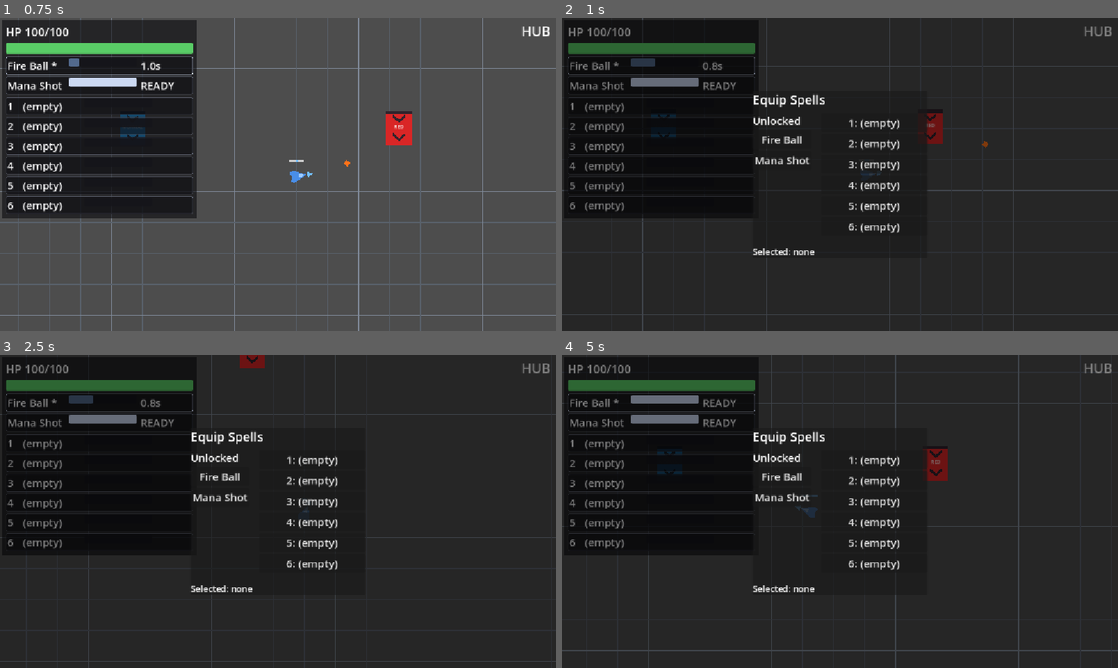
Above: before the commit, frames 1-4 (two rows, left to right).
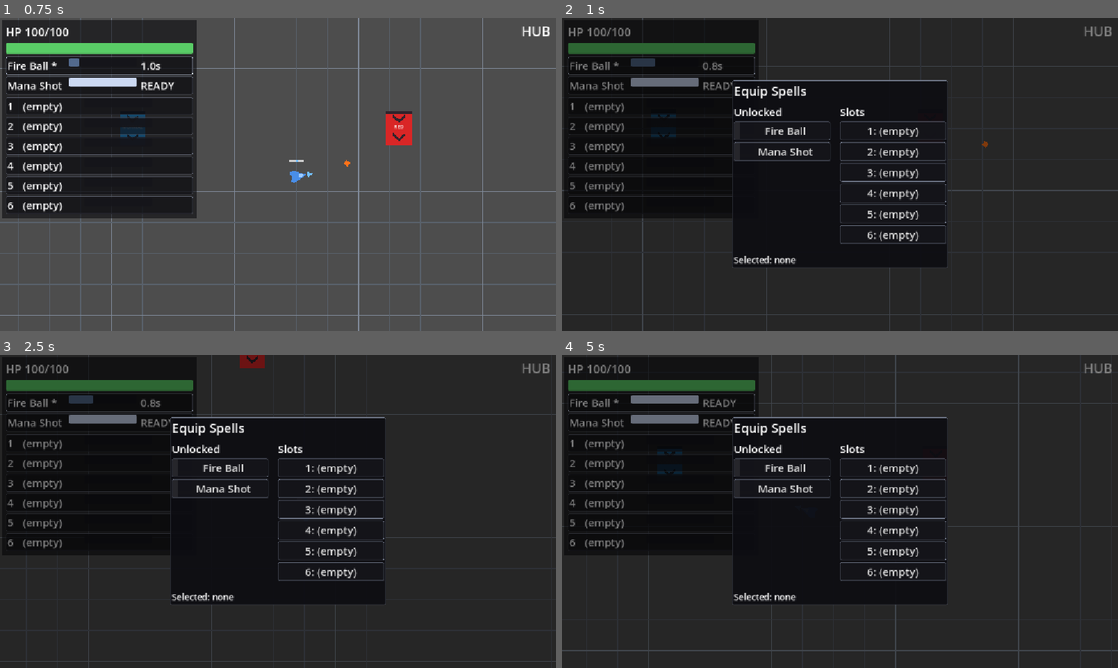
Above: after the commit, the same moments.

Repository: BestestGameStudio/gangU
Game: Godot game, scene res://scenes/main.tscn
Same seed, same stepped clock (60 frames per second), same inputs: the game is played once before the commit and once after it.
Inputs (mouse positions are in pixels of both pictures, inside the frame that each line leads up to):
- Up to frame 1 (0.75 s): tap Enter at 0.5 s; move the mouse to (400, 158) at 0.52 s; hold D (move_right) from 0.53 s (still down); hold Space (cast) from 0.53 s (still down)
- Up to frame 2 (1 s): keep holding D (move_right); keep holding Space (cast); tap Tab (equip_panel) at 0.8 s
- Up to frame 3 (2.5 s): move the mouse to (166, 527) at 1.27 s; release D (move_right) at 1.28 s; release Space (cast) at 1.28 s; hold S (move_down) 1.28-2.03 s; tap Tab (equip_panel) at 1.35, 2.3 s; tap Space (cast) at 1.55 s; move the mouse to (333, 442) at 2.02 s; hold D (move_right) from 2.03 s (still down); hold Space (cast) from 2.03 s (still down)
- Up to frame 4 (5 s): move the mouse to (812, 574) at 2.77 s; release D (move_right) at 2.78 s; release Space (cast) at 2.78 s; hold W (move_up) 2.78-3.53 s; tap Tab (equip_panel) at 2.85 s; tap Space (cast) at 3.05, 4.55 s; move the mouse to (1006, 558) at 3.52 s; hold Tab (equip_panel) 3.53-4.28 s; hold A (move_left) from 3.53 s (still down); tap 1 at 3.6 s; move the mouse to (673, 464) at 4.27 s; tap Enter at 4.35 s

Frame 1 is identical in both runs. In frame 2, 4.7% of the frame differs, in the area x 30-70%, y 19-80%; in frame 3, 4.5%; in frame 4, 4.7%.

Commit message:
[94] Equip panel visual identity (flat styles, state chips)
Updated visual identity with flat code-drawn StyleBoxFlat and ColorRect chips. Adjusted button styles and layout for improved readability and interaction.

Diff:
--- a/scripts/equip_panel.gd
+++ b/scripts/equip_panel.gd
@@ -45,6 +45,38 @@
 var _slot_buttons: Array[Button] = []
 var _status: Label
 
+## #94 visual identity: flat code-drawn StyleBoxFlat + ColorRect chips (no
+## assets/gradients/glow), palette consistent with the #93 HUD pass. Texts,
+## providers and flow are unchanged; two state channels per unlocked row:
+## left-edge chip = equipped-in-a-slot, border = selected / upgrade-available /
+## normal. Slot buttons: occupied vs empty border, move-source highlight.
+const PANEL_BG := Color(0.05, 0.05, 0.07, 0.92)
+const ROW_BG := Color(0.08, 0.08, 0.1, 0.9)
+const B_DIM := Color(0.45, 0.48, 0.55, 0.6)
+const B_SELECTED := Color(0.85, 0.9, 1.0, 0.9)
+const B_UPGRADE := Color(0.95, 0.75, 0.25, 0.9)
+const B_ASSIGNED := Color(0.75, 0.8, 0.9, 0.8)
+const CHIP_EQUIPPED := Color(0.5, 0.85, 0.55, 0.95)
+const CHIP_NONE := Color(1.0, 1.0, 1.0, 0.08)
+
+func _flat(bg: Color, border: Color, left_margin := 4.0) -> StyleBoxFlat:
+	var sb := StyleBoxFlat.new()
+	sb.bg_color = bg
+	sb.border_color = border
+	for side in ["border_width_left", "border_width_top", "border_width_right", "border_width_bottom"]:
+		sb.set(side, 1)
+	for corner in ["corner_radius_top_left", "corner_radius_top_right", "corner_radius_bottom_right", "corner_radius_bottom_left"]:
+		sb.set(corner, 3)
+	sb.content_margin_left = left_margin
+	for m in ["content_margin_top", "content_margin_right", "content_margin_bottom"]:
+		sb.set(m, 4.0)
+	return sb
+
+func _button_style(b: Button, border: Color, left_margin := 4.0) -> void:
+	var sb := _flat(ROW_BG, border, left_margin)
+	for st in ["normal", "hover", "pressed", "focus"]:
+		b.add_theme_stylebox_override(st, sb)
+
 func _ready() -> void:
 	visible = false
 	layer = 10
@@ -89,6 +121,7 @@
 	center.mouse_filter = Control.MOUSE_FILTER_IGNORE
 	add_child(center)
 	var panel := PanelContainer.new()
+	panel.add_theme_stylebox_override("panel", _flat(PANEL_BG, B_DIM)) # #93/#94 plate
 	center.add_child(panel)
 	var vbox := VBoxContainer.new()
 	vbox.add_theme_constant_override("separation", 10)
@@ -106,6 +139,10 @@
 	var slots_box := VBoxContainer.new()
 	slots_box.add_theme_constant_override("separation", 4)
 	cols.add_child(slots_box)
+	var slots_header := Label.new() # #94: two-column readability, mirrors "Unlocked"
+	slots_header.text = "Slots"
+	slots_header.add_theme_font_size_override("font_size", 22)
+	slots_box.add_child(slots_header)
 	for i in 6:
 		var b := Button.new()
 		b.add_theme_font_size_override("font_size", 22)
@@ -151,12 +188,32 @@
 	header.text = "Unlocked"
 	header.add_theme_font_size_override("font_size", 22)
 	_unlocked_box.add_child(header)
+	var slots_now: Array = _caster.get_slots()
 	for s in _caster.get_unlocked():
+		# #94: Button stays a DIRECT child of _unlocked_box (test_e_mount
+		# white-boxes that structure for keyboard focus); the state chip is a
+		# child ColorRect pinned to the button's left inner edge.
 		var b := Button.new()
 		b.add_theme_font_size_override("font_size", 22)
+		b.custom_minimum_size = Vector2(200, 0)
 		b.toggle_mode = true
 		b.text = (s as Spell).spell_name
 		b.button_pressed = (s == _selected)
+		var border := B_DIM
+		if _upgrader != null and _upgrader.has_method(&"can_upgrade") and _upgrader.can_upgrade(s):
+			border = B_UPGRADE
+		if s == _selected:
+			border = B_SELECTED
+		_button_style(b, border, 18.0) # left margin clears the state chip
+		var chip := ColorRect.new()
+		chip.mouse_filter = Control.MOUSE_FILTER_IGNORE
+		chip.color = CHIP_EQUIPPED if slots_now.has(s) else CHIP_NONE
+		chip.anchor_bottom = 1.0
+		chip.offset_left = 2.0
+		chip.offset_top = 2.0
+		chip.offset_right = 12.0
+		chip.offset_bottom = -2.0
+		b.add_child(chip)
 		var spell: Spell = s
 		b.pressed.connect(func(): _on_spell_pressed(spell))
 		_unlocked_box.add_child(b)
@@ -164,6 +221,10 @@
 	for i in _slot_buttons.size():
 		var occupant: Spell = slots[i] if i < slots.size() else null
 		_slot_buttons[i].text = "%d: %s" % [i + 1, occupant.spell_name if occupant != null else "(empty)"]
+		var sborder := B_ASSIGNED if occupant != null else B_DIM
+		if occupant != null and occupant == _selected:
+			sborder = B_SELECTED # move-source highlight
+		_button_style(_slot_buttons[i], sborder)
 	# Upgrade section: only when a provider is wired AND a spell is selected.
 	for c in _upgrade_box.get_children():
 		c.queue_free()
@@ -175,6 +236,7 @@
 		for path in _upgrader.get_upgrade_paths(_selected):
 			var b := Button.new()
 			b.add_theme_font_size_override("font_size", 22)
+			_button_style(b, B_UPGRADE) # #94: upgrade channel color
 			b.text = path.display_name
 			var pid = path.id
 			b.pressed.connect(func(): _on_upgrade_pressed(pid))
